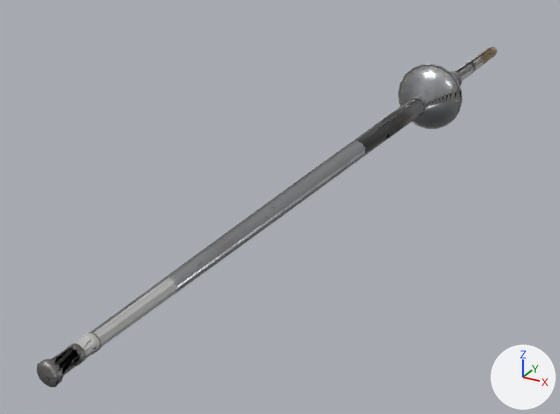
The glTF model assets/models/armour/lance_light.glb, before and after one commit.
Before and after are seen from a 50 mm lens placed at (1.04, -3.37, 0.94), pointed at (-0.26, -1.02, -0.24). Arrows for +X, +Y and +Z are at lower right; the lights stay in place. The older version comes first. Where no turn or scale is listed for an object, it has been applied to the vertices. Vertices at exactly the same position are counted once.

The older version as bpy lines, for what is in view:
```python
me_coronel = bpy.data.meshes.new('coronel')
me_coronel.from_pydata(...)  # 97 vertices, 240 faces; spans x -0.0301..0.0301, y -2.4692..-2.3724, z -0.0301..0.0301
me_coronel.materials.append(mat_lance_light_1024)
me_lance_fore = bpy.data.meshes.new('lance_fore')
me_lance_fore.from_pydata(...)  # 140 vertices, 240 faces; spans x -0.033..0.033, y -2.412..-0.916, z -0.034..0.034
me_lance_fore.materials.append(mat_lance_light_1024)
me_lance_rear = bpy.data.meshes.new('lance_rear')
me_lance_rear.from_pydata(...)  # 340 vertices, 760 faces; spans x -0.04..0.04, y -0.92..0.95, z -0.04..0.04
me_lance_rear.materials.append(mat_lance_light_1024)
me_lance_vamplate = bpy.data.meshes.new('lance_vamplate')
me_lance_vamplate.from_pydata(...)  # 220 vertices, 400 faces; spans x -0.148..0.148, y -0.3..-0.114, z -0.148..0.148
me_lance_vamplate.materials.append(mat_lance_light_1024)
ob_coronel = bpy.data.objects.new('coronel', me_coronel)
ob_coronel.location = (0.0, 0.0, 0.0)
ob_lance_fore = bpy.data.objects.new('lance_fore', me_lance_fore)
ob_lance_fore.location = (0.0, 0.0, 0.0)
ob_lance_rear = bpy.data.objects.new('lance_rear', me_lance_rear)
ob_lance_rear.location = (0.0, 0.0, 0.0)
ob_lance_vamplate = bpy.data.objects.new('lance_vamplate', me_lance_vamplate)
ob_lance_vamplate.location = (0.0, 0.0, 0.0)
```
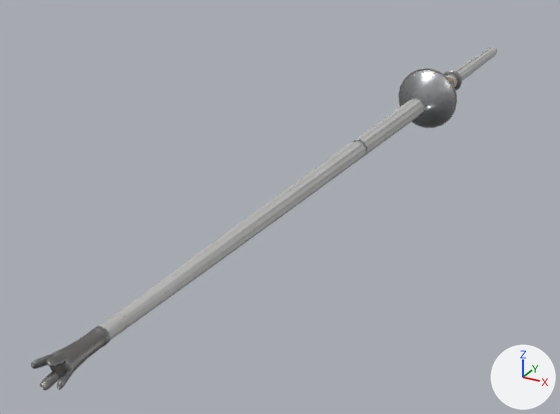
Pixel boxes [x1, y1, x2, y2] of what changed, in the pictures (560 x 414 px; the box of a moved part takes in the faces that stretch with it):
'lance_fore', rescaled: before [91, 141, 365, 347]; after [100, 140, 366, 340]
'lance_vamplate', reshaped (8% narrower, 8% shorter): before [398, 64, 462, 129]; after [398, 68, 457, 128]
'coronel', reshaped (60% wider, 44% taller): before [37, 343, 86, 387]; after [31, 326, 110, 390]
'lance_rear', reshaped: before [352, 47, 497, 157]; after [354, 47, 497, 157]
part 3 of me_lance_rear, moved or reshaped: before [352, 54, 489, 157]; after [354, 112, 410, 157]
part 4 of me_lance_rear, surface changed: [354, 47, 497, 157] in both
part 5 of me_lance_vamplate, moved or reshaped: before [399, 64, 462, 128]; after [399, 69, 457, 127]
part 6 of me_lance_vamplate, surface changed: [398, 68, 456, 128] in both

What changed in the scene script:
```text
Change me_lance_fore:
    used by ob_lance_fore; location = (0.0, 0.0, 0.0)
    remove me_lance_fore.from_pydata(...)  # 140 vertices, 240 faces; spans x -0.033..0.033, y -2.412..-0.916, z -0.034..0.034
    add me_lance_fore.from_pydata(...)  # 140 vertices, 240 faces; spans x -0.033..0.033, y -2.383..-0.908, z -0.034..0.034
    me_lance_fore part 1: the whole mesh is scaled about its middle by (1, 0.986, 1), then moved by (0.0, 0.019, 0.0)
Change me_coronel:
    used by ob_coronel; location = (0.0, 0.0, 0.0)
    remove me_coronel.from_pydata(...)  # 97 vertices, 240 faces; spans x -0.0301..0.0301, y -2.4692..-2.3724, z -0.0301..0.0301
    add me_coronel.from_pydata(...)  # 197 vertices, 348 faces; spans x -0.0395..0.0395, y -2.47..-2.2964, z -0.0395..0.0395
    me_coronel part 2: 97 vertices removed from x -0.0301..0.0301, y -2.4692..-2.3724, z -0.0301..0.0301; 197 vertices added at x -0.0395..0.0395, y -2.47..-2.2964, z -0.0395..0.0395
Change me_lance_rear:
    used by ob_lance_rear; location = (0.0, 0.0, 0.0)
    remove me_lance_rear.from_pydata(...)  # 340 vertices, 760 faces; spans x -0.04..0.04, y -0.92..0.95, z -0.04..0.04
    add me_lance_rear.from_pydata(...)  # 381 vertices, 740 faces; spans x -0.04..0.04, y -0.91..0.95, z -0.04..0.04
    me_lance_rear part 3: 17 vertices moved from x -0.03..0.03, y -0.92, z -0.03..0.03 to x -0.03..0.03, y -0.91, z -0.03..0.03; 4 vertices removed from x 0.0..0.03, y -0.92..-0.67, z 0.02..0.03; 4 vertices added at x 0.0..0.03, y -0.91..-0.66, z 0.02..0.03
    me_lance_rear part 4: 628 kept faces spanning x -0.04..0.04, y -0.91..0.95, z -0.04..0.04 get new texture (UV) coordinates
    other edits to the shape of me_lance_rear do not show in these pictures
Change me_lance_vamplate:
    used by ob_lance_vamplate; location = (0.0, 0.0, 0.0)
    remove me_lance_vamplate.from_pydata(...)  # 220 vertices, 400 faces; spans x -0.148..0.148, y -0.3..-0.114, z -0.148..0.148
    add me_lance_vamplate.from_pydata(...)  # 220 vertices, 400 faces; spans x -0.135..0.135, y -0.3..-0.145, z -0.135..0.135
    me_lance_vamplate part 5
    2 vertices are removed from x -0.035..0.035, y -0.212, z -0.049..0.049
    138 faces are deleted
    8 vertices in x -0.043..0.043, y -0.255, z -0.043..0.043 move by (0.0, -0.001, 0.0)
    3 vertices in x 0.057..0.06, y -0.212, z -0.019..0.019 move by (0.002, -0.006, 0.0)
    3 vertices in x -0.019..0.019, y -0.212, z 0.057..0.06 move by (0.0, -0.006, 0.002)
    3 vertices in x -0.06..-0.057, y -0.212, z -0.019..0.019 move by (-0.002, -0.006, 0.0)
    3 vertices in x -0.019..0.019, y -0.212, z -0.06..-0.057 move by (0.0, -0.006, -0.002)
    138 vertices move from x -0.148..0.148, y -0.255..-0.114, z -0.148..0.148 to x -0.135..0.135, y -0.256..-0.145, z -0.135..0.135
    2 vertices are added at (-0.036, -0.218, 0.05), (0.036, -0.218, -0.05)
    138 new faces join them
    me_lance_vamplate part 6: 262 kept faces spanning x -0.135..0.135, y -0.3..-0.145, z -0.135..0.135 get new texture (UV) coordinates
```
